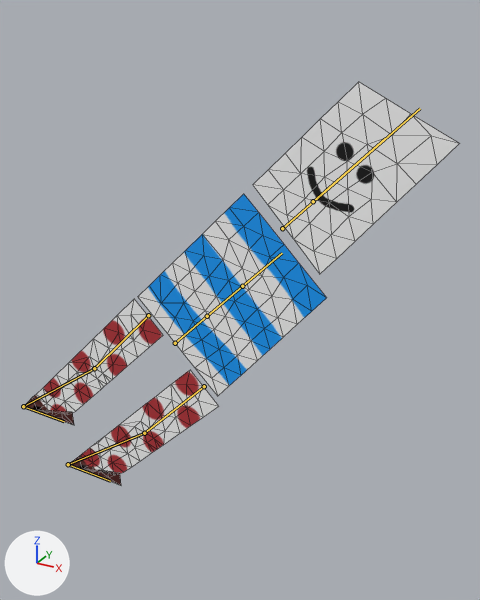
The Blender file blend/char01.blend: old version first, new version second.
Before and after are seen from a camera (50 mm lens) standing at (2.39, -3.0, 1.37) and looking at (0.6, 0.24, -0.25). Arrows for +X, +Y and +Z are at lower left; the lights stay in place. Both versions are drawn at frame 10 of the action 'ArmatureAction'; the numbers are the values there. The bones that bend it are drawn over the model as lines. Mesh edges are drawn as thin lines.

In view in the first picture: 'CharMesh', 'face'.
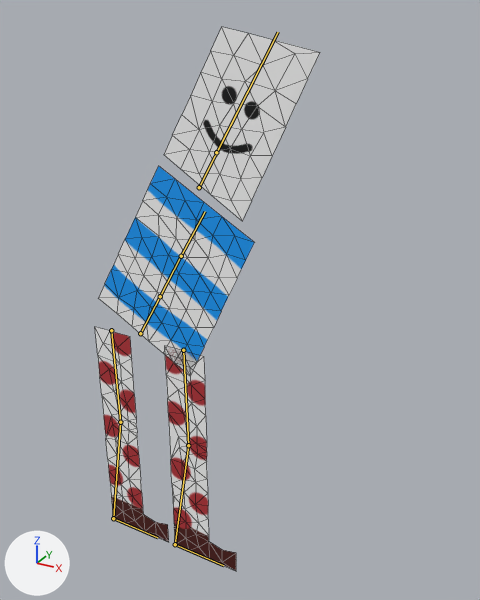
Where the change shows, as pixel boxes [x1, y1, x2, y2] in the pictures (480 x 600 px):
'CharMesh', posed (47% narrower, 39% taller): before [24, 194, 326, 485]; after [95, 166, 254, 571]
'face', posed (24% narrower): before [253, 82, 459, 274]; after [164, 27, 320, 221]
bone 'spine', root to tip: before (175, 343) to (207, 316); after (140, 333) to (160, 296)

What the commit changed:
Bone 'torso' (bone_torso) moves from (0.0, -0.262, 0.0) to (0.0, 0.0, 0.0).
Bone 'torso' (bone_torso) turns from (45, 0, 0) to (0, 0, 0) degrees about its own x, y and z.
Bone 'spine' (bone_spine) turns from (0, 0, 0) to (0, 0, -30) degrees about its own x, y and z.
